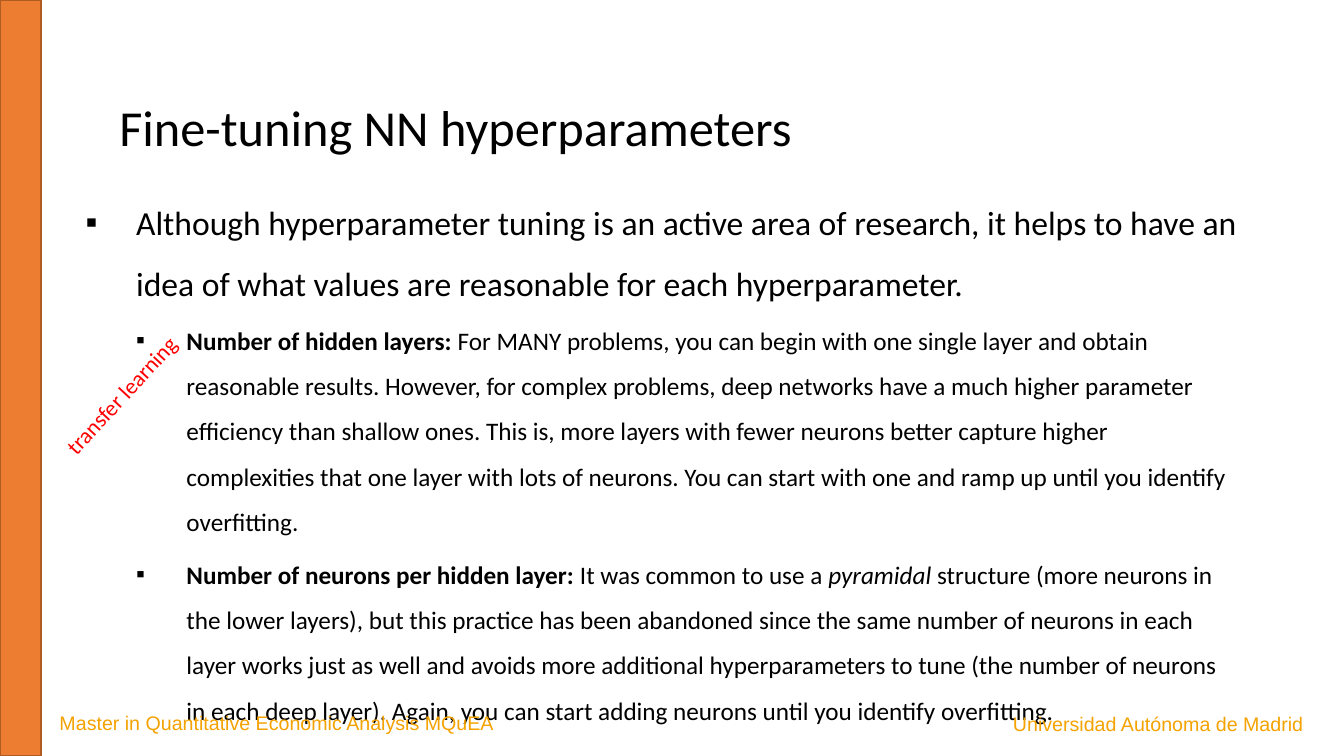
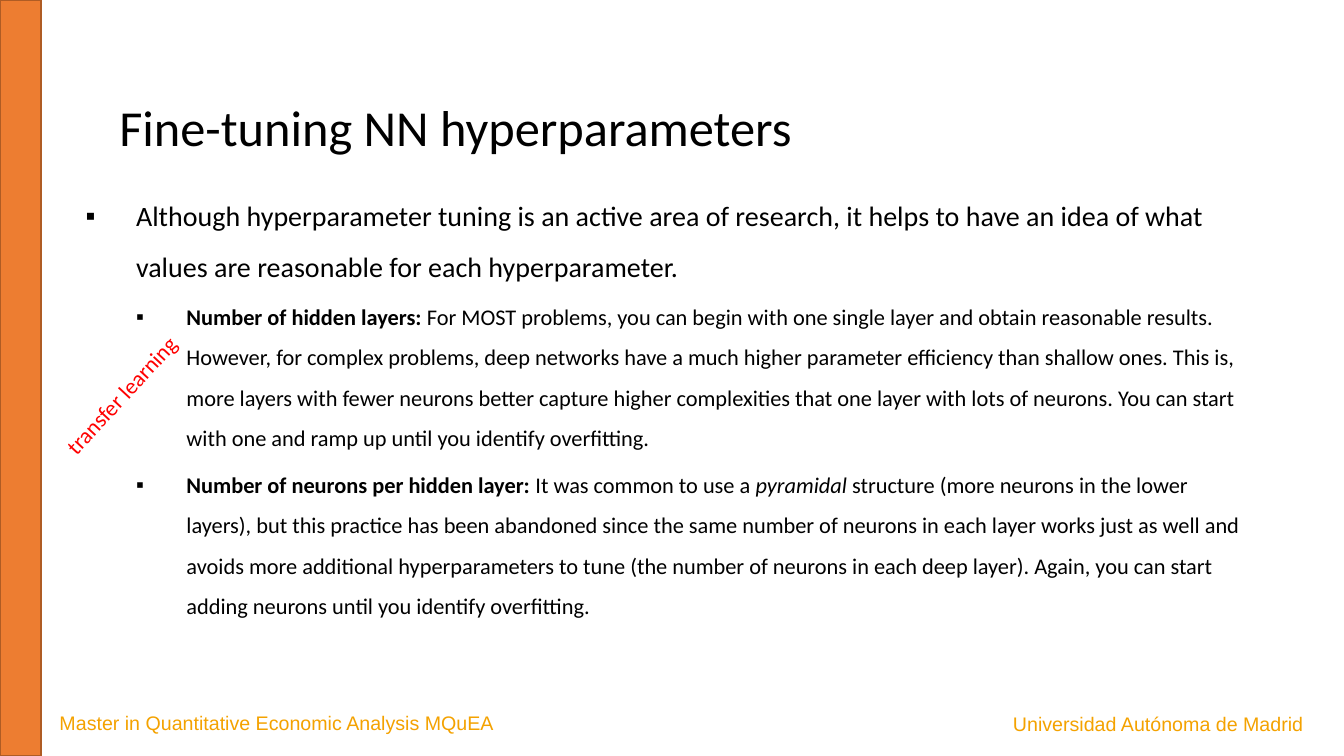
Before and after one commit to JavierBas/IMLEF-MQuEA, a slide deck: slide 19 of Course content/Slides/Topic 6 - Artificial Neural Networks.pptx. Drawn at 1344x756 pixels with LibreOffice and Linux fonts; fonts in the diff are those of the drawing. Boxes give left, top, right and bottom in pixels: in the first picture for what was removed or moved away, otherwise in the second. Text is boxed around its words. In the diff, an @@ line names an element or a change of style, - is before the commit and + after.

```diff
--- a/Course content/Slides/Topic 6 - Artificial Neural Networks.pptx
+++ b/Course content/Slides/Topic 6 - Artificial Neural Networks.pptx
@@ text at (136, 206, 1239, 618): size 24 to 20 pt in "Although hyperparameter tuning is an active area ..."; size 18 to 16 pt in "Number of neurons per hidden layer: It ..." @@
@@ text at (186, 309, 1235, 450): text changed; size 18 to 16 pt @@
-  ▪ Number of hidden layers: For MANY problems, you can begin with one single layer and obtain reasonable results. However, for complex problems, deep networks have a much higher parameter efficiency than shallow ones. This is, more layers with fewer neurons better capture higher complexities that one layer with lots of neurons. You can start with one and ramp up until you identify overfitting.
+  ▪ Number of hidden layers: For MOST problems, you can begin with one single layer and obtain reasonable results. However, for complex problems, deep networks have a much higher parameter efficiency than shallow ones. This is, more layers with fewer neurons better capture higher complexities that one layer with lots of neurons. You can start with one and ramp up until you identify overfitting.
```
Also in this commit, not shown: 4 other slides changed.
